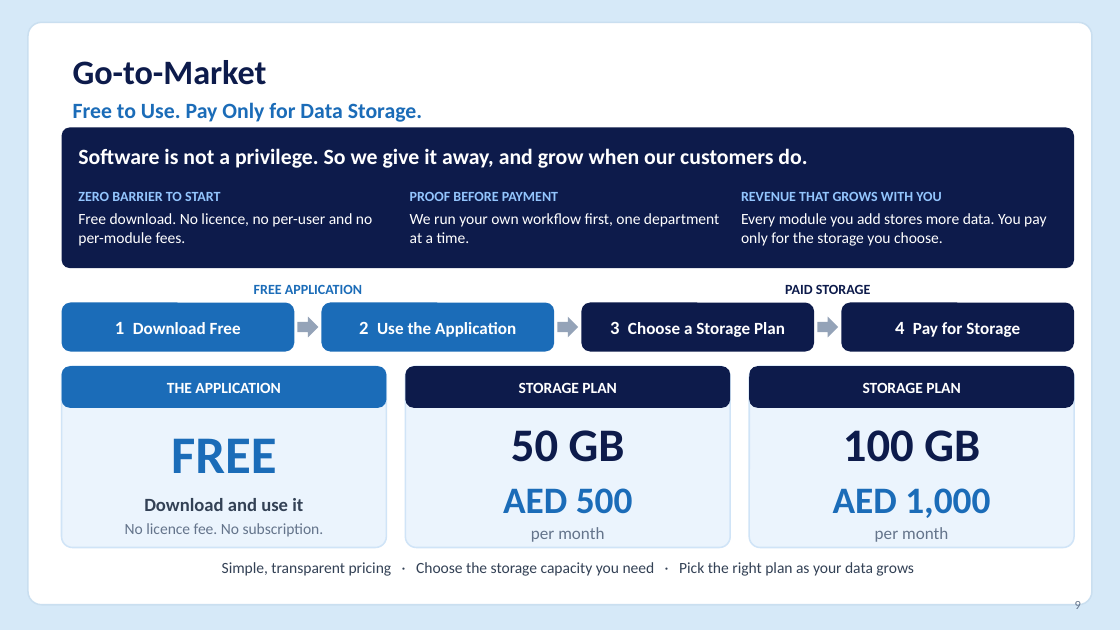
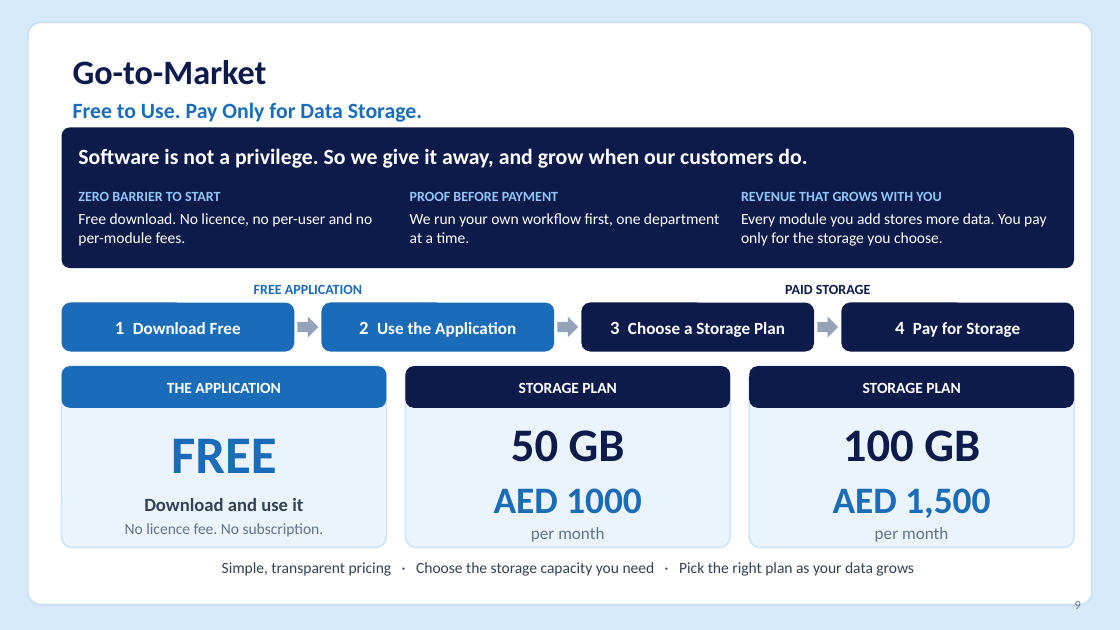
Before and after one commit to bhuvaness/MAA-ERP, a slide deck: slide 9 of payanarsstype-designer/docs/Payanar_Pitch_Deck_Final.pptx. Drawn at 1120x630 pixels with LibreOffice and Linux fonts; fonts in the diff are those of the drawing. Boxes give left, top, right and bottom in pixels: in the first picture for what was removed or moved away, otherwise in the second. Text is boxed around its words. In the diff, an @@ line names an element or a change of style, - is before the commit and + after.

Commit message:
Final pitch deck

```diff
--- a/payanarsstype-designer/docs/Payanar_Pitch_Deck_Final.pptx
+++ b/payanarsstype-designer/docs/Payanar_Pitch_Deck_Final.pptx
@@ text at <box>494,488,642,514</box>: text changed @@
-AED 500
+AED 1000
@@ text at <box>833,488,990,518</box>: text changed @@
-AED 1,000
+AED 1,500
```
Also in this commit, not shown: 1 other file.
